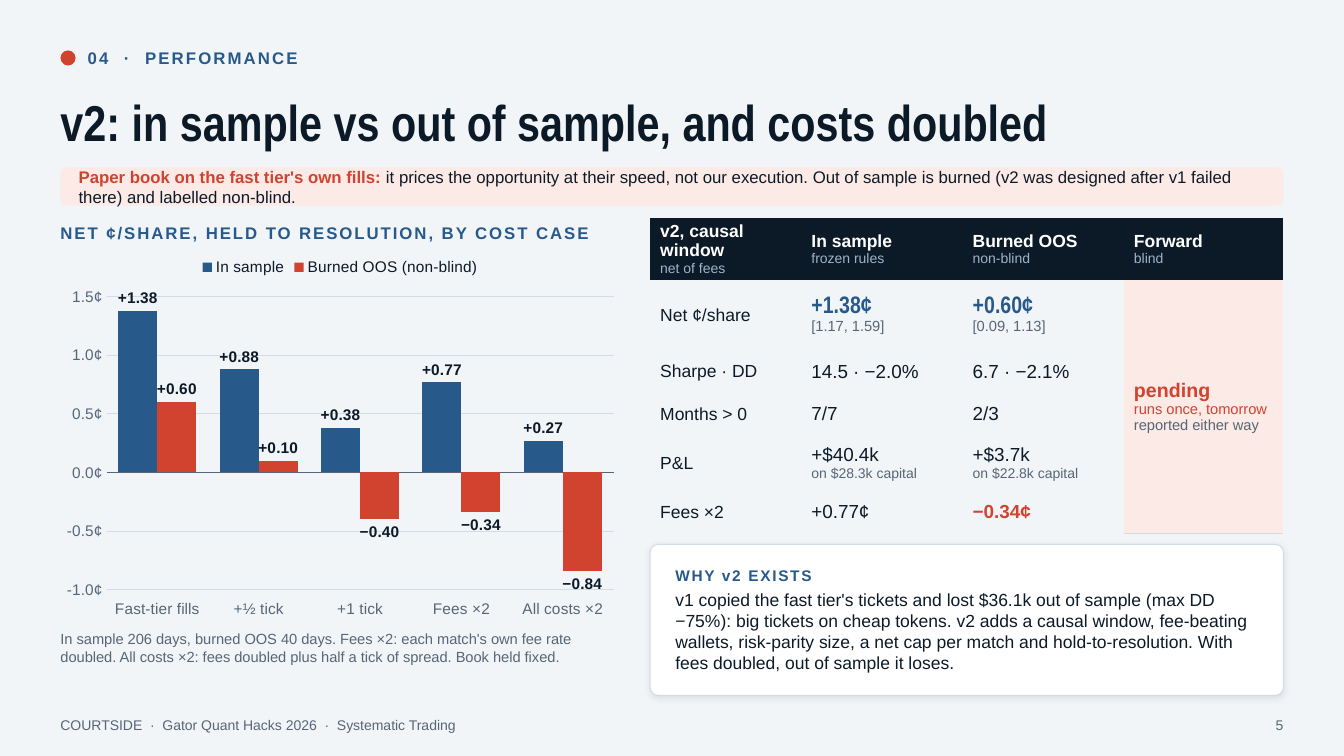
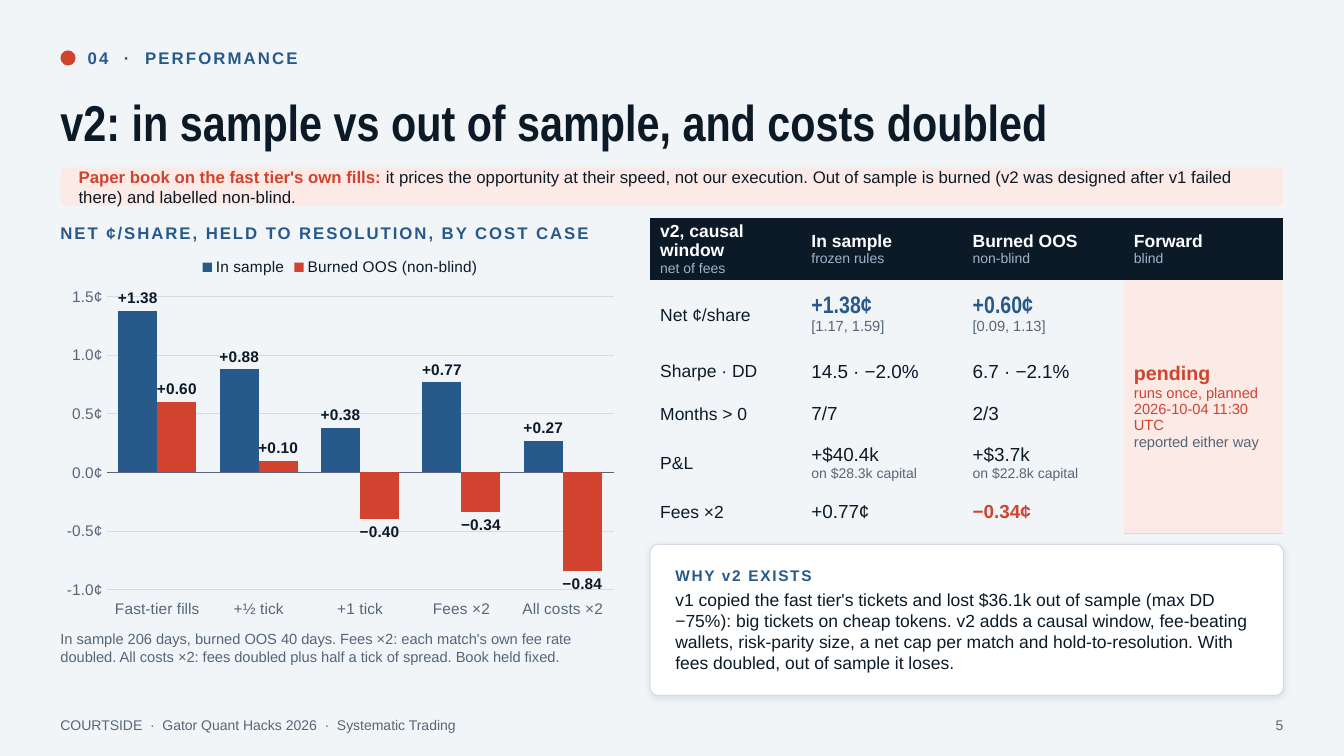
Before and after one commit to OjasMishra32/computervisionpredictivetabletennismoneymachineouuushiii, a slide deck: slide 5 of docs/deck/courtside.pptx. Drawn at 1344x756 pixels with LibreOffice and Linux fonts; fonts in the diff are those of the drawing. Boxes give left, top, right and bottom in pixels: in the first picture for what was removed or moved away, otherwise in the second. Text is boxed around its words. In the diff, an @@ line names an element or a change of style, - is before the commit and + after.

```diff
--- a/docs/deck/courtside.pptx
+++ b/docs/deck/courtside.pptx
@@ table at (650, 218, 1284, 533) @@
-row 2, column 4: pending / runs once, tomorrow / reported either way
+row 2, column 4: pending / runs once, planned 2026-10-04 11:30 UTC / reported either way
```
Also in this commit, not shown: 20 other slides changed, 1 slide added, 10 other files.
